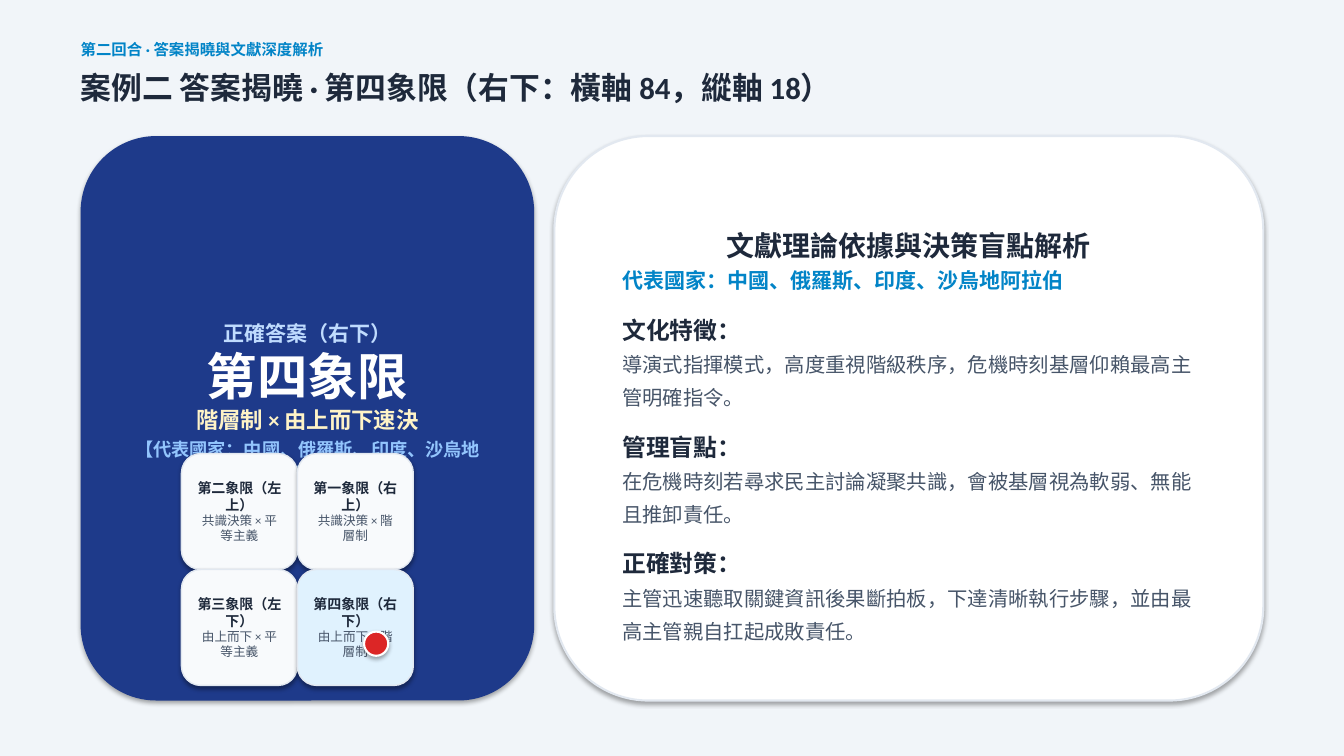
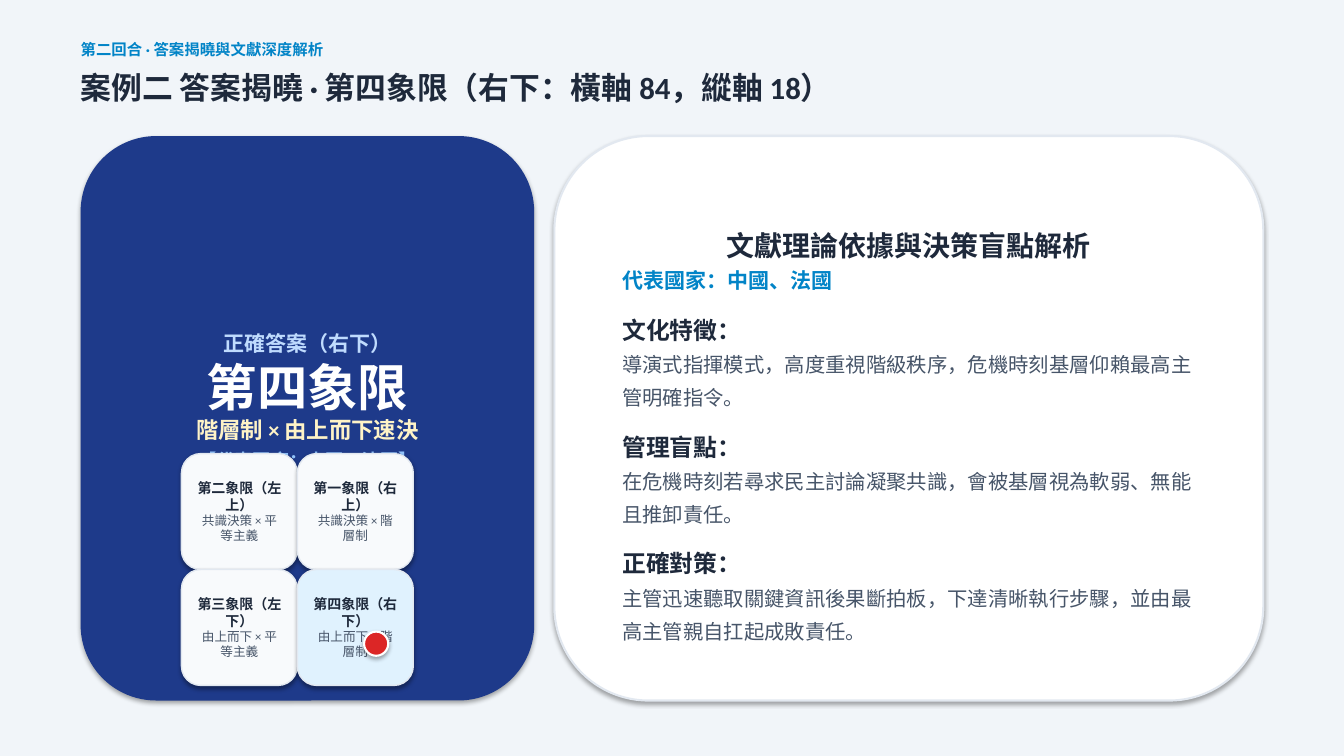
Before and after one commit to routerdd1818-tech/OB, a slide deck: slide 8 of 誰是文化王_備案簡報_Who_Is_Culture_King.pptx. Drawn at 1344x756 pixels with LibreOffice and Linux fonts; fonts in the diff are those of the drawing. Boxes give left, top, right and bottom in pixels: in the first picture for what was removed or moved away, otherwise in the second. Text is boxed around its words. In the diff, an @@ line names an element or a change of style, - is before the commit and + after.

```diff
--- a/誰是文化王_備案簡報_Who_Is_Culture_King.pptx
+++ b/誰是文化王_備案簡報_Who_Is_Culture_King.pptx
@@ text in rounded rectangle at (622, 270, 832, 290): text changed @@
-代表國家：中國、俄羅斯、印度、沙烏地阿拉伯
+代表國家：中國、法國
@@ text in rounded rectangle at (199, 448, 417, 472): text changed @@
-【代表國家：中國、俄羅斯、印度、沙烏地阿拉伯】
+【代表國家：中國、法國】
```
Also in this commit, not shown: 5 other slides changed, 5 other files.
